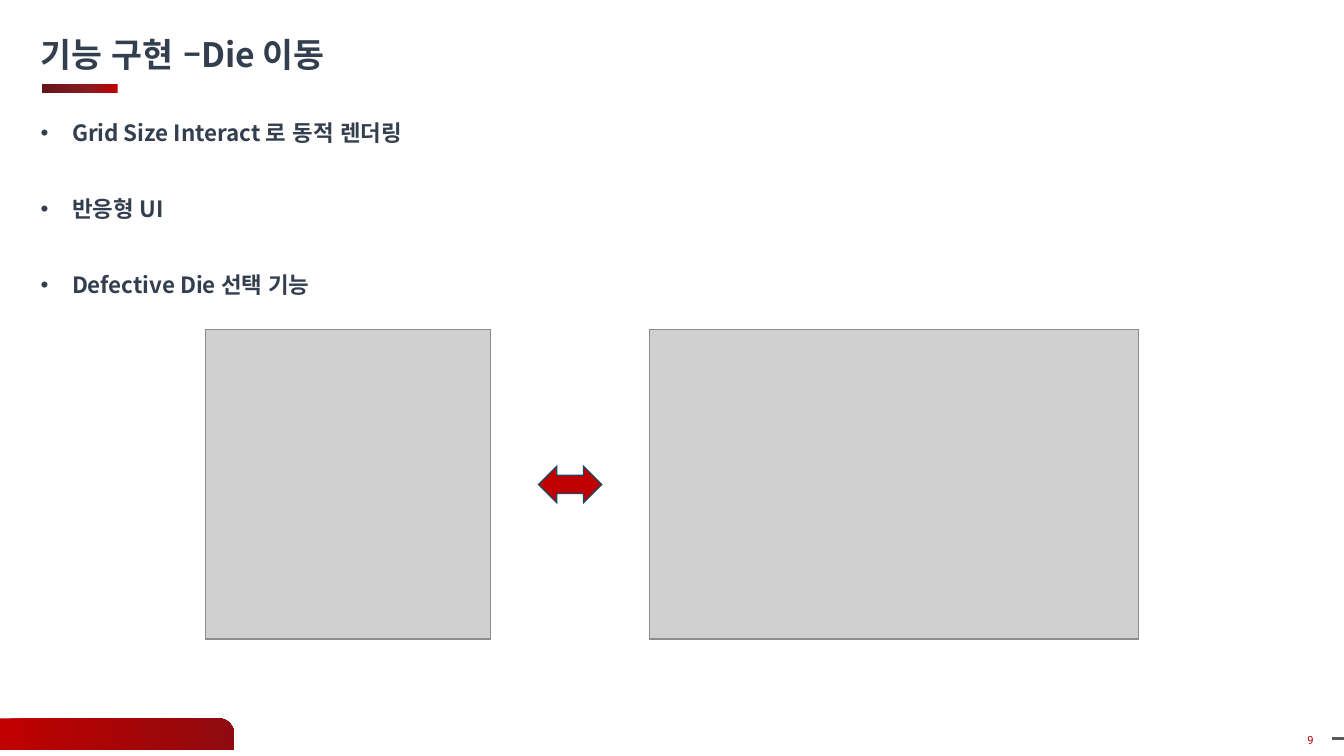
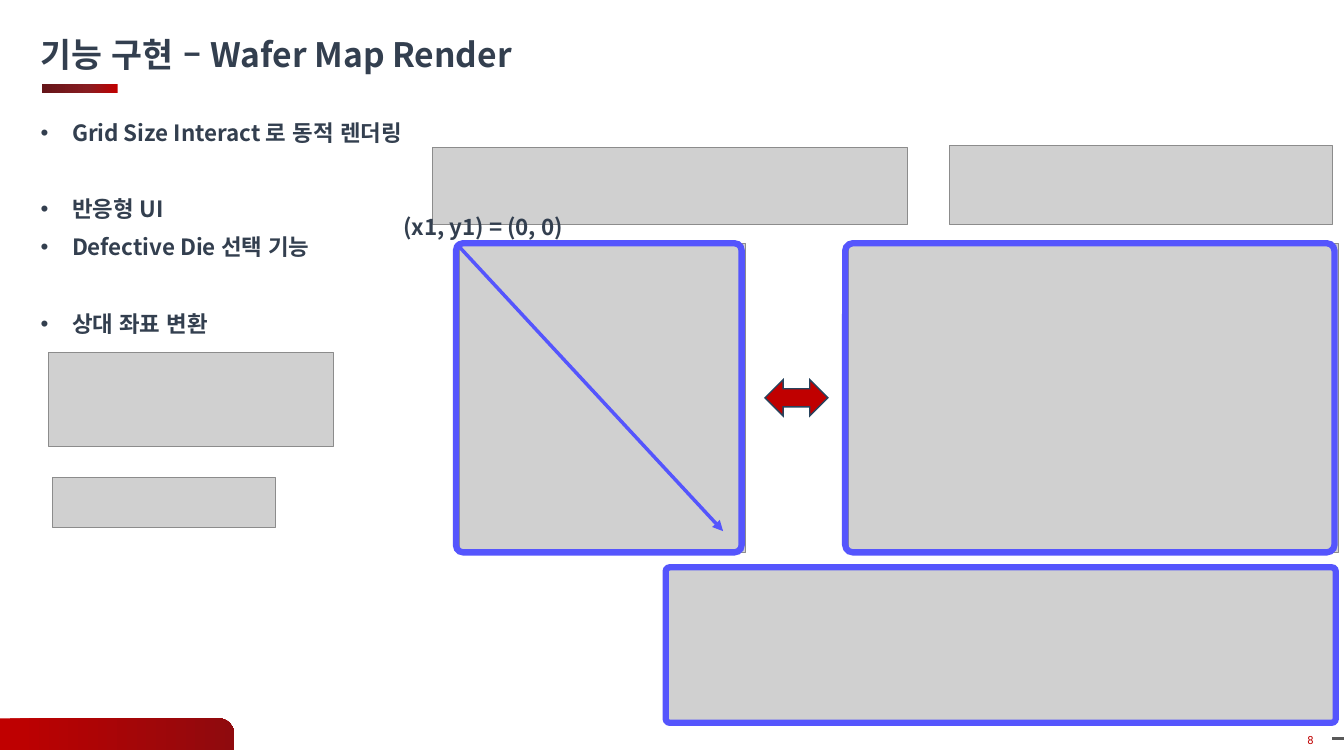
Before and after one commit to gyoon88/KlarfViewer, a slide deck: slide 8 of Docs/12주차_과제_발표_안광윤.pptx (slide 9 before the commit). Drawn at 1344x756 pixels with LibreOffice and Linux fonts; fonts in the diff are those of the drawing; grey boxes stand for pictures; background and template pictures are left out. Boxes give left, top, right and bottom in pixels: in the first picture for what was removed or moved away, otherwise in the second. Text is boxed around its words. In the diff, an @@ line names an element or a change of style, - is before the commit and + after.

```diff
--- a/Docs/12주차_과제_발표_안광윤.pptx
+++ b/Docs/12주차_과제_발표_안광윤.pptx
@@ text at (x1=41, y1=38, x2=511, y2=75): text changed @@
-기능 구현 –Die 이동
+기능 구현 – Wafer Map Render
@@ picture added at (x1=434, y1=147, x2=908, y2=225) @@
@@ picture added at (x1=950, y1=145, x2=1333, y2=225) @@
@@ text added at (x1=403, y1=212, x2=563, y2=240), 16 pt, text #333F50, bold @@
+(x1, y1) = (0, 0)
@@ rounded rectangle added at (x1=456, y1=243, x2=741, y2=553), outline #5555FD 4.5 pt @@
@@ arrow added from (456, 243) to (723, 531), #5555FD 2.5 pt @@
@@ picture moved from (x1=205, y1=330, x2=490, y2=639) to (x1=460, y1=243, x2=745, y2=553) @@
@@ rounded rectangle added at (x1=845, y1=243, x2=1334, y2=553), outline #5555FD 4.5 pt @@
@@ picture moved from (x1=649, y1=330, x2=1138, y2=639) to (x1=849, y1=243, x2=1338, y2=553) @@
@@ text at (x1=72, y1=313, x2=208, y2=334): paragraph added @@
+• 상대 좌표 변환
@@ picture added at (x1=48, y1=353, x2=334, y2=447) @@
@@ left right arrow moved from (x1=538, y1=467, x2=601, y2=503) to (x1=765, y1=380, x2=828, y2=416) @@
@@ picture added at (x1=53, y1=478, x2=276, y2=528) @@
@@ picture added at (x1=665, y1=568, x2=1336, y2=723) @@
@@ rounded rectangle added at (x1=665, y1=568, x2=1336, y2=723), outline #5555FD 4.5 pt @@
```
Also in this commit, not shown: 4 other slides changed, 2 slides removed, 3 other files.
